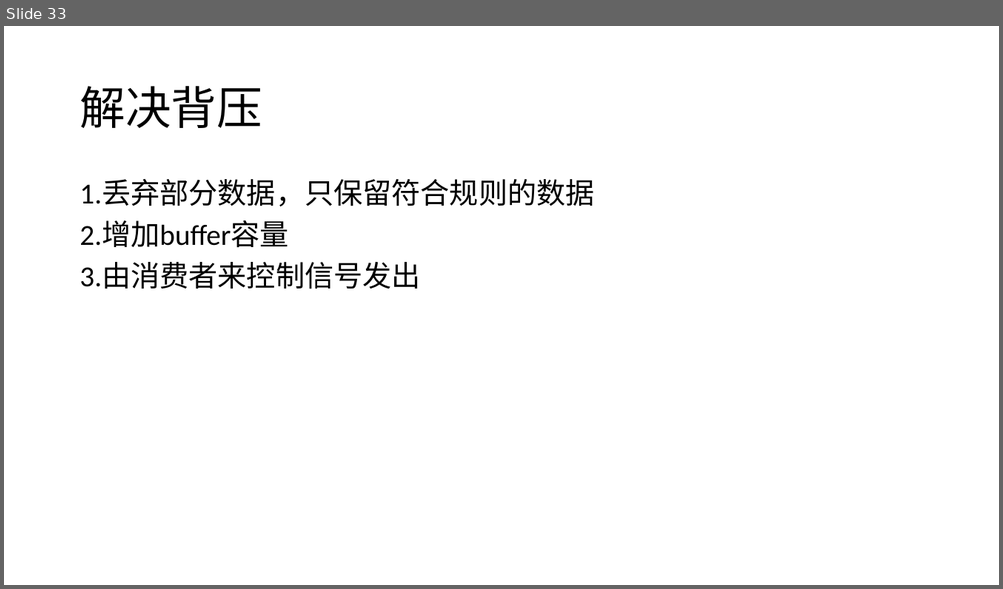
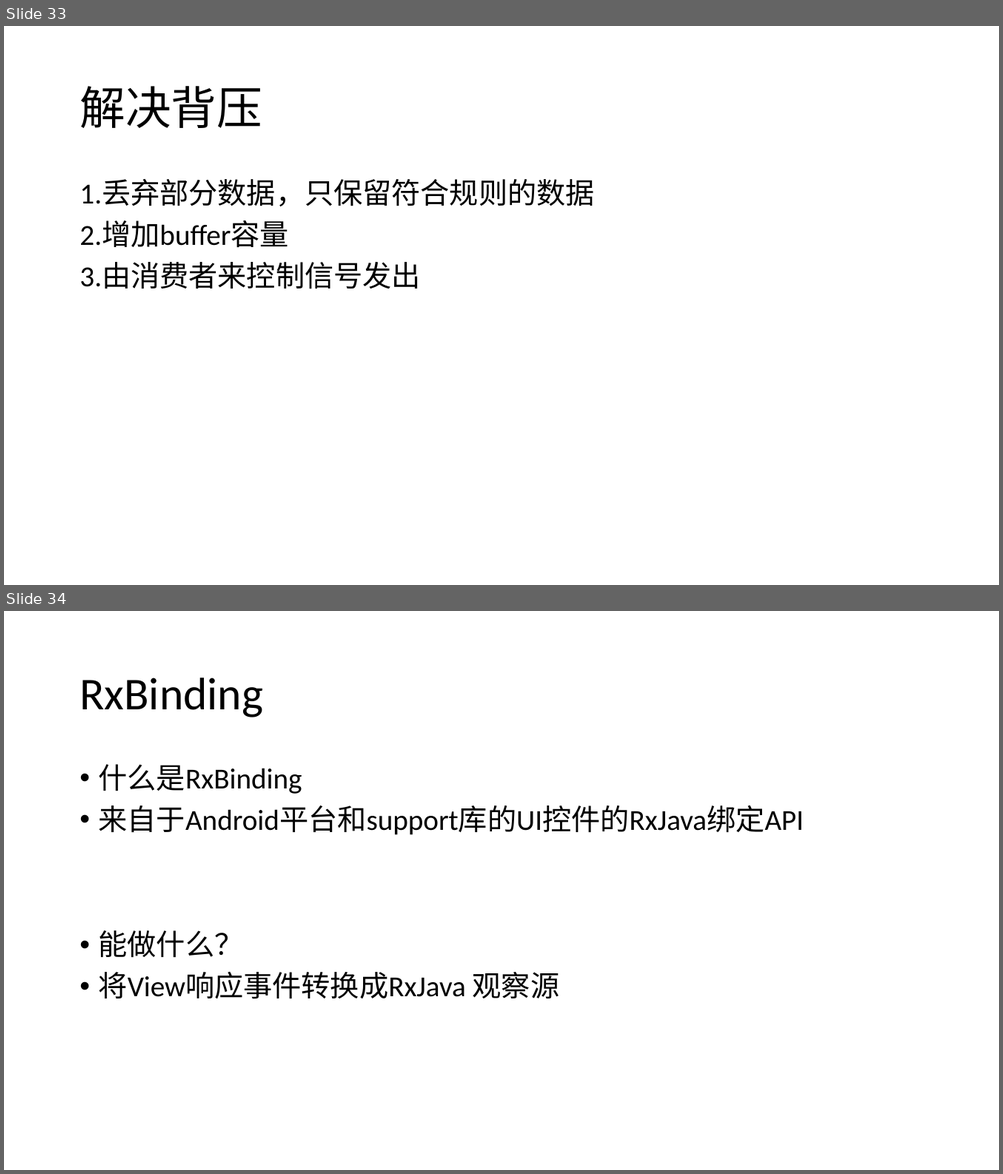
Before and after one commit to CyrusCeasar/rxjava_demo, a slide deck: res/rxJava.pptx. Shown one above the other, each under a label of ours: slide 33 before the commit, slides 33 and 34 after it. The pictures are 1003x589 and 1003x1174 pixels, drawn with LibreOffice and Linux fonts; fonts in the diff are those of the drawing. Boxes give left, top, right and bottom in pixels: in the first picture for what was removed or moved away, otherwise in the second. Text is boxed around its words. In the diff, an @@ line names an element or a change of style, - is before the commit and + after.

Commit message:
doc file

```diff
--- a/res/rxJava.pptx
+++ b/res/rxJava.pptx
@@ slide 34 added at (4, 611, 999, 1170), background #FFFFFF @@
@@ title added at (79, 678, 263, 718), 44 pt, text #000000 @@
+RxBinding
@@ text added at (99, 764, 804, 999), 28 pt, text #000000 @@
+• 什么是RxBinding
+• 来自于Android平台和support库的UI控件的RxJava绑定API
+• 能做什么？
+• 将View响应事件转换成RxJava 观察源
```
Also in this commit, not shown: 5 other slides added.
